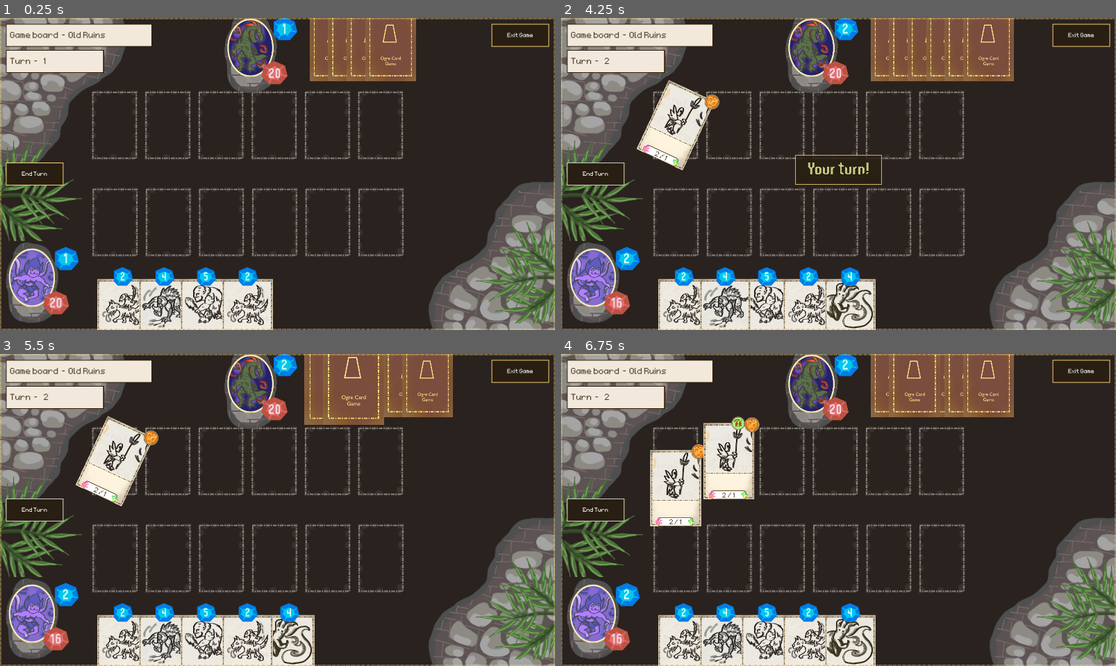
Above: before the commit, frames 1-4 (two rows, left to right).
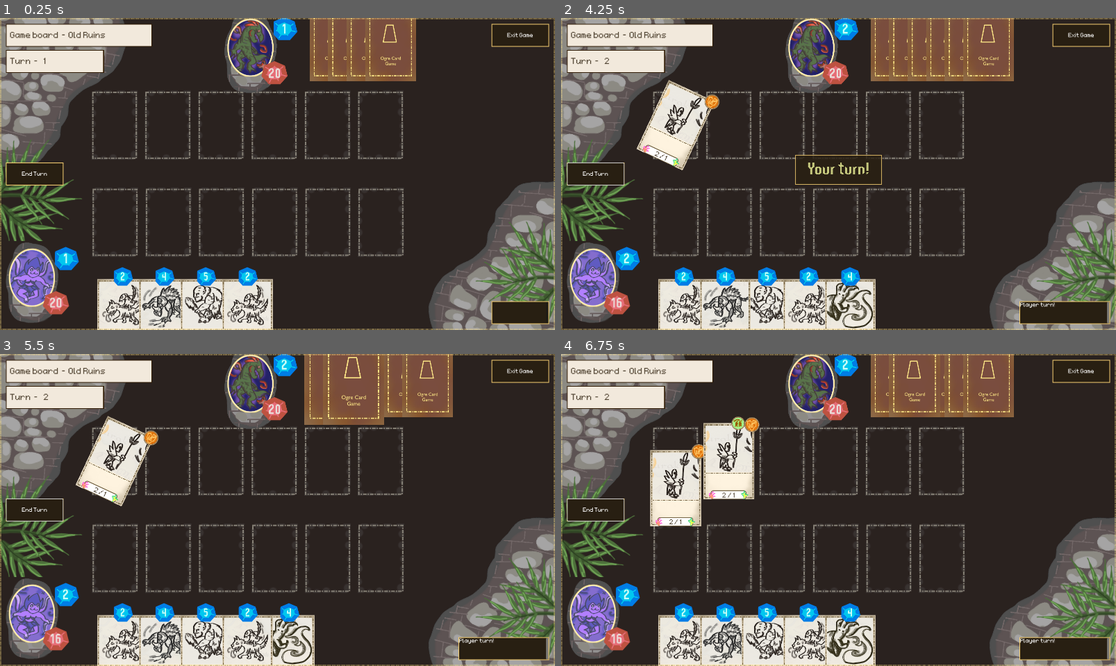
Above: after the commit, the same moments.

Repository: OttoElomaa/Godot-4-Ogre-Card-Game
Game: Godot game, scene res://GameScenes/main.tscn
Same seed, same stepped clock (60 frames per second), same inputs: the game is played once before the commit and once after it.
Inputs (mouse positions are in pixels of both pictures, inside the frame that each line leads up to):
- Up to frame 1 (0.25 s): no input
- Up to frame 2 (4.25 s): click (594, 174) at 0.5 s; click (594, 174) at 1.25 s; click (594, 174) at 2 s; drag from (683, 317) to (816, 49) at 2.77 s; drag from (727, 317) to (816, 49) at 3.52 s
- Up to frame 3 (5.5 s): move the mouse to (205, 653) at 4.27 s; click (205, 653) at 4.42 s; drag from (249, 653) to (333, 378) at 5.02 s
- Up to frame 4 (6.75 s): tap Enter at 5.75 s; drag from (849, 653) to (894, 378) at 5.77 s; drag from (894, 378) to (766, 653) at 6.52 s

The runs differ from the first frame. In frame 1, 0.8% of the frame differs, in the area x 88-99%, y 90-99%; in frame 2, 1.2%, in the area x 82-99%, y 90-99%; in frame 3, 1.2%; in frame 4, 1.2%.

Commit message:
Main: Added battle log with ability to post simple log messages.

Diff:
--- /dev/null
+++ b/GameScenes/BasicLogMessage.tscn
@@ -0,0 +1,16 @@
+[gd_scene load_steps=4 format=3 uid="uid://csw63ytv6teic"]
+
+[ext_resource type="Script" uid="uid://btvr6ube321ot" path="res://GameScenes/basic_log_message.gd" id="1_2cby4"]
+[ext_resource type="LabelSettings" uid="uid://4clxhxygbncp" path="res://Fonts/LabelSettingSmallFontWhite.tres" id="1_lwlgo"]
+[ext_resource type="StyleBox" path="res://PanelStyles/EmptyStyleBox.tres" id="1_v6uv3"]
+
+[node name="Message" type="PanelContainer"]
+theme_override_styles/panel = ExtResource("1_v6uv3")
+script = ExtResource("1_2cby4")
+
+[node name="Text" type="Label" parent="."]
+custom_minimum_size = Vector2(300, 0)
+layout_mode = 2
+text = "This is a log entry."
+label_settings = ExtResource("1_lwlgo")
+autowrap_mode = 2
--- /dev/null
+++ b/GameScenes/basic_log_message.gd
@@ -0,0 +1,15 @@
+extends PanelContainer
+
+
+
+var text: String:
+	set(val):
+		$Text.text = val
+	get:
+		return $Text.text
+
+
+var color: Color:
+	set(val):
+		#$Text.modulate = color
+		$Text.add_theme_color_override("font_color", val)
--- /dev/null
+++ b/GameScenes/battle_log_pane.gd
@@ -0,0 +1,22 @@
+extends MarginContainer
+
+
+
+var LogMessage = load("res://GameScenes/BasicLogMessage.tscn")
+
+@onready var scroller := $Panel/Scroll
+@onready var rows := $Panel/Scroll/Rows
+
+func addMessage(text:String, color:Color) -> void:
+
+	var message = LogMessage.instantiate()
+	message.text = text
+	message.color = color
+	addItem(message)
+
+
+func addItem(item:Node):
+
+	rows.add_child(item)
+	await get_tree().process_frame
+	scroller.scroll_vertical = scroller.get_v_scroll_bar().max_value
--- a/GameScenes/battle_system.gd
+++ b/GameScenes/battle_system.gd
@@ -121,6 +121,8 @@
 	main.updateUi(turnCount)
 	cardsManager.startPlayerTurn()
 
+	main.addLogMessage("Player turn!", Color.WHITE)
+
 #############################################################################
 #### PLAYER ATTACK FUNCTIONS
 
--- a/GameScenes/main.gd
+++ b/GameScenes/main.gd
@@ -163,3 +163,8 @@
 
 func showPlayerTurnPopup():
 	$Visuals/YourTurnPopup/PopupAnimation.play("ShowPopup")
+
+
+func addLogMessage(text:String, color:Color) -> void:
+
+	$CanvasLayer/BattleLogPane.addMessage(text, color)
--- a/GameScenes/main.tscn
+++ b/GameScenes/main.tscn
@@ -21,6 +21,7 @@
 [ext_resource type="LabelSettings" uid="uid://df882tsfd50yb" path="res://Fonts/LabelSettingYellowHeaderFont.tres" id="12_c0uhk"]
 [ext_resource type="LabelSettings" uid="uid://bujre4bd418t" path="res://Fonts/LabelSetHeaderMana.tres" id="12_hffy6"]
 [ext_resource type="LabelSettings" uid="uid://bybi82ik7ric5" path="res://Fonts/LabelSettingSmallFontFaintGrey.tres" id="19_47kpv"]
+[ext_resource type="Script" uid="uid://cixenybew8sdp" path="res://GameScenes/battle_log_pane.gd" id="21_on7x6"]
 
 [sub_resource type="RectangleShape2D" id="RectangleShape2D_dj0be"]
 size = Vector2(256, 305)
@@ -388,6 +389,35 @@
 theme_override_styles/hover = ExtResource("8_2brjh")
 theme_override_styles/normal = ExtResource("9_7ijru")
 
+[node name="BattleLogPane" type="MarginContainer" parent="CanvasLayer"]
+anchors_preset = 3
+anchor_left = 1.0
+anchor_top = 1.0
+anchor_right = 1.0
+anchor_bottom = 1.0
+offset_left = -240.0
+offset_top = -120.0
+grow_horizontal = 0
+grow_vertical = 0
+theme_override_constants/margin_left = 20
+theme_override_constants/margin_top = 20
+theme_override_constants/margin_right = 20
+theme_override_constants/margin_bottom = 20
+script = ExtResource("21_on7x6")
+
+[node name="Panel" type="PanelContainer" parent="CanvasLayer/BattleLogPane"]
+custom_minimum_size = Vector2(200, 80)
+layout_mode = 2
+theme_override_styles/panel = ExtResource("5_hys5q")
+
+[node name="Scroll" type="ScrollContainer" parent="CanvasLayer/BattleLogPane/Panel"]
+layout_mode = 2
+horizontal_scroll_mode = 0
+vertical_scroll_mode = 2
+
+[node name="Rows" type="VBoxContainer" parent="CanvasLayer/BattleLogPane/Panel/Scroll"]
+layout_mode = 2
+
 [node name="EndTurnPane" type="MarginContainer" parent="CanvasLayer"]
 anchors_preset = 4
 anchor_top = 0.5
Not shown, added: GameScenes/basic_log_message.gd.uid
Not shown, added: GameScenes/battle_log_pane.gd.uid
Not shown: 1 places in GameScenes/main.tscn that only renumber resources
